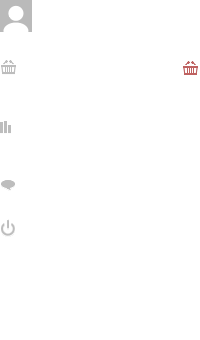
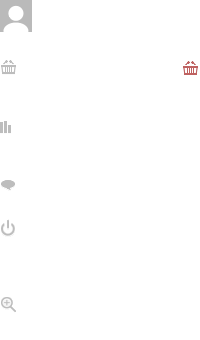
Layered file, before and after one edit (200×340). Changes by layer:
added layer "图层 2" above "图层 1" over [1, 297, 16, 313]
